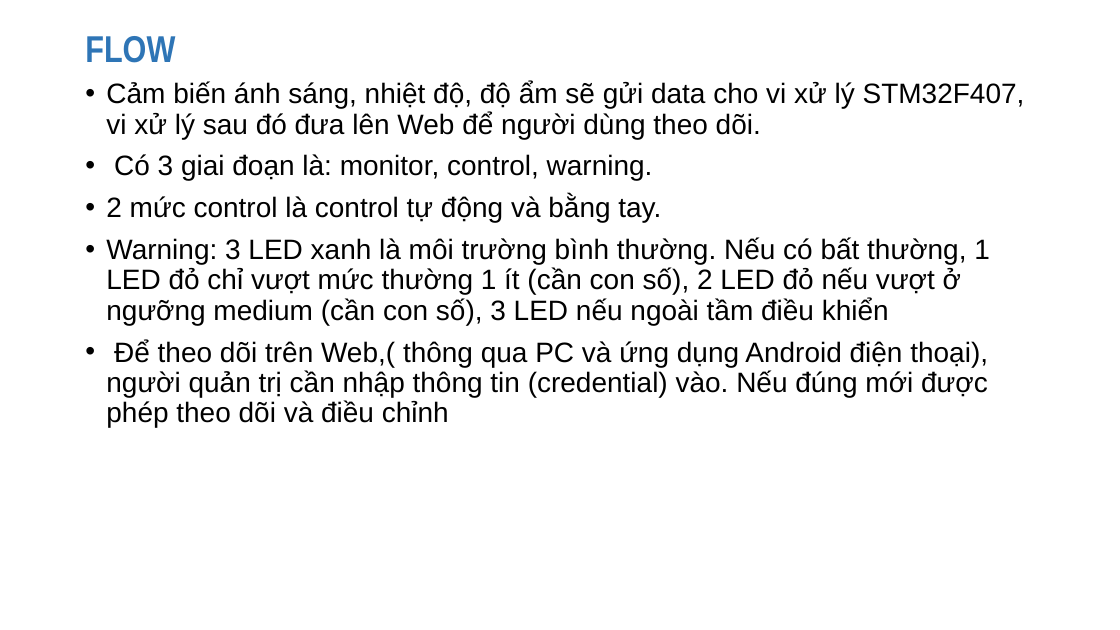
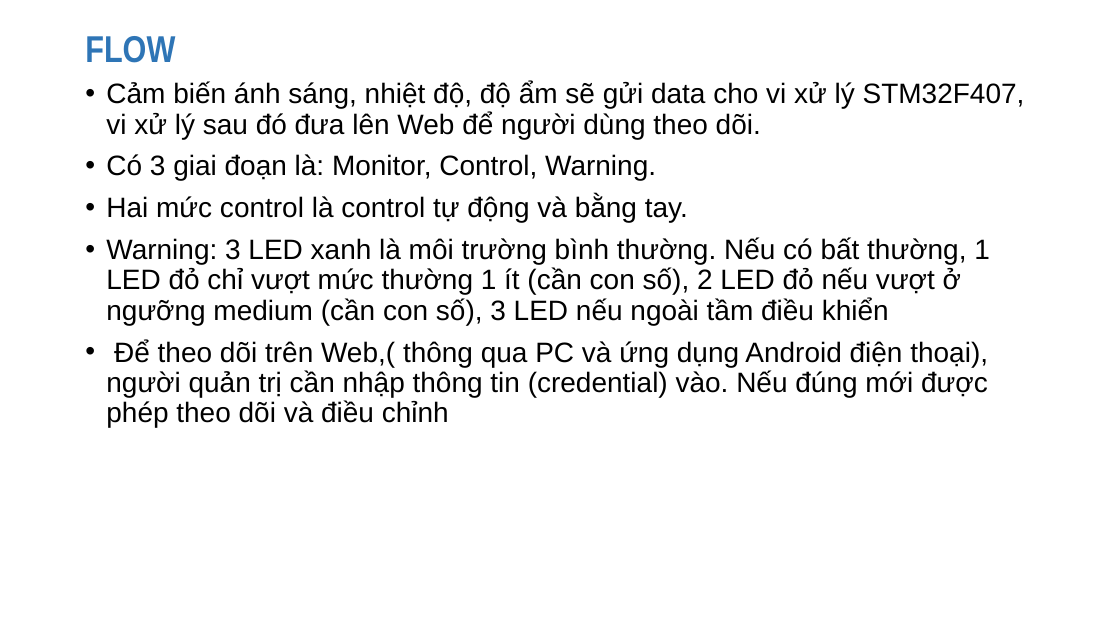
Before and after one commit to tearpolaris/Thesis, a slide deck: slide 2 of Slide/Connetc_IOT.pptx. Drawn at 1120x630 pixels with LibreOffice and Linux fonts; fonts in the diff are those of the drawing. Boxes give left, top, right and bottom in pixels: in the first picture for what was removed or moved away, otherwise in the second. Text is boxed around its words. In the diff, an @@ line names an element or a change of style, - is before the commit and + after.

Commit message:
[modified Slide]

```diff
--- a/Slide/Connetc_IOT.pptx
+++ b/Slide/Connetc_IOT.pptx
@@ text at (106,154,688,222): text changed @@
-• Có 3 giai đoạn là: monitor, control, warning.
-• 2 mức control là control tự động và bằng tay.
+• Có 3 giai đoạn là: Monitor, Control, Warning.
+• Hai mức control là control tự động và bằng tay.
```
Also in this commit, not shown: 1 other slide changed, 5 slides added, 1 other file.
